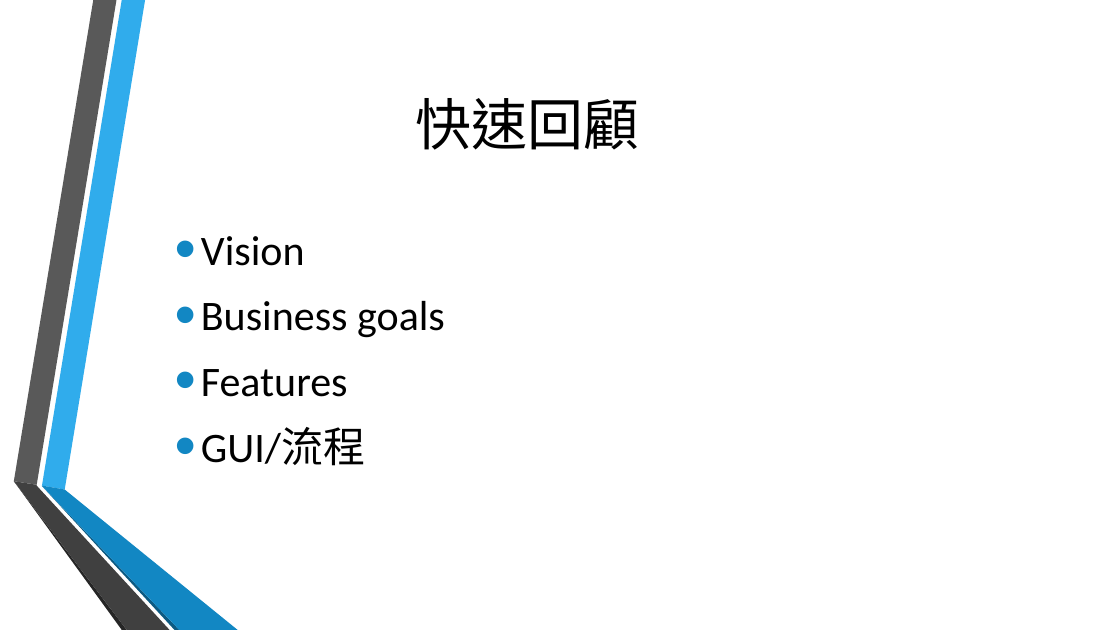
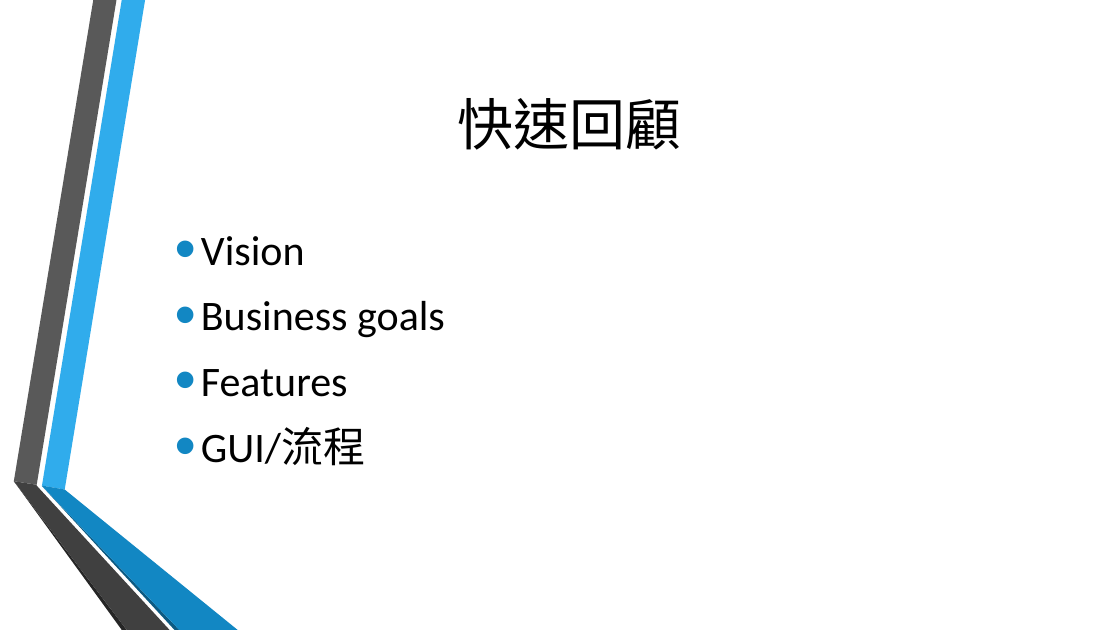
Before and after one commit to TeamTOS/courseSelecting, a slide deck: slide 3 of 期末結案.pptx. Drawn at 1120x630 pixels with LibreOffice and Linux fonts; fonts in the diff are those of the drawing; background and template pictures are left out. Boxes give left, top, right and bottom in pixels: in the first picture for what was removed or moved away, otherwise in the second. Text is boxed around its words. In the diff, an @@ line names an element or a change of style, - is before the commit and + after.

```diff
--- a/期末結案.pptx
+++ b/期末結案.pptx
@@ title "快速回顧" moved from (x1=416, y1=98, x2=640, y2=150) to (x1=458, y1=98, x2=682, y2=150) @@
```
Also in this commit, not shown: 7 other slides changed, 8 slides added.
